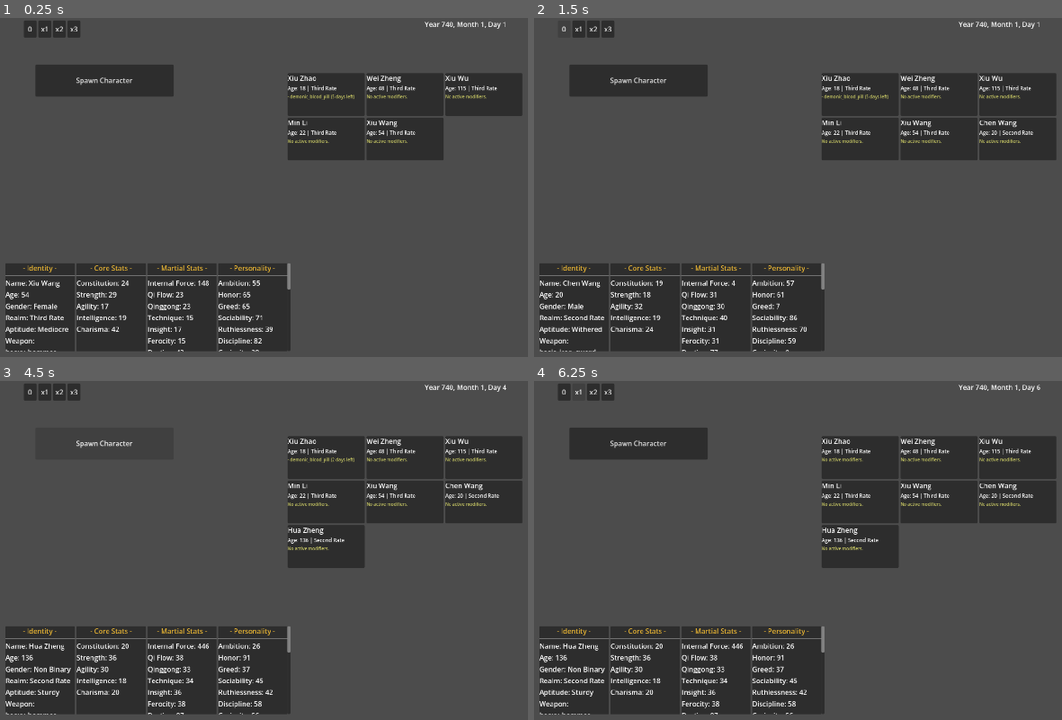
Above: before the commit, frames 1-4 (two rows, left to right).
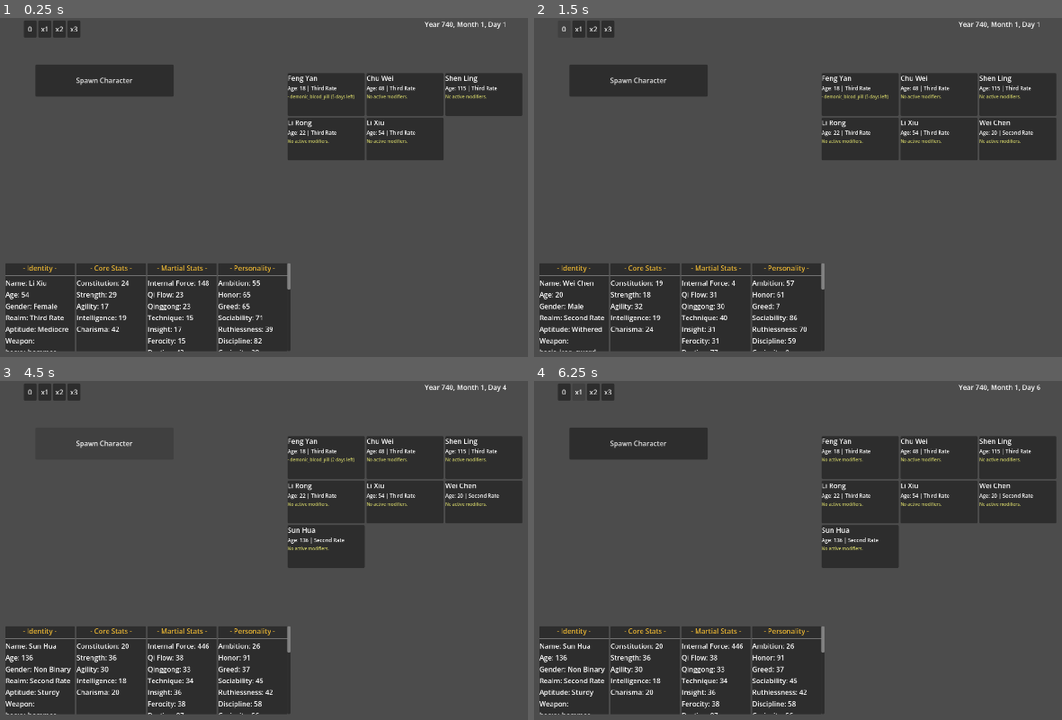
Above: after the commit, the same moments.

Repository: Chthonic-Studio/the_sect_master
Game: Godot game, scene res://Scenes/testing_grounds.tscn
Same seed, same stepped clock (60 frames per second), same inputs: the game is played once before the commit and once after it.
Inputs:
- Up to frame 1 (0.25 s): no input
- Up to frame 2 (1.5 s): click "Spawn Character" at 0.5 s; click "0" at 1.25 s
- Up to frame 3 (4.5 s): click "x1" at 2 s; click "x2" at 2.75 s; click "x3" at 3.5 s; click "Spawn Character" at 4.25 s
- Up to frame 4 (6.25 s): click "0" at 5 s; click "x1" at 5.75 s

The runs differ from the first frame. In frame 1, 0.4% of the frame differs, in the area x 5-91%, y 16-80%; in frame 2, 0.5%; in frame 3, 0.5%, in the area x 5-92%, y 16-80%; in frame 4, 0.5%.

Commit message:
Enhance data loading, names, and character logic
Expanded name pools in names.json and fixed a minor JSON formatting issue in modifiers.json. Updated desire_birdwatching to compute action duration from the character's entertainment need (clamped 1–4 days). Hardened DataManager: iterate character_repo safely (duplicate keys), added FileAccess null checks to various loaders, and avoid instantiating action scripts by deriving action IDs from filenames. Strengthened CharacterData.from_dictionary: use explicit key/value parsing and casts for numeric fields, assign traits without deprecated Array() constructor, and change get_full_name to return "last_name first_name".

Diff:
--- a/Data/Modifiers/modifiers.json
+++ b/Data/Modifiers/modifiers.json
@@ -22,7 +22,7 @@
 			"insight": 15,
 			"technique": 10
 		}
-	},
+	}
 
 
 }
--- a/Data/Names/names.json
+++ b/Data/Names/names.json
@@ -1,40 +1,39 @@
 {
 	"cultures": {
 		"CENTRAL_PLAINS": {
-			"surnames": ["Zhao", "Qian", "Sun", "Li", "Zhou", "Wu", "Zheng", "Wang"],
-			"male_given": ["Wei", "Jian", "Ping", "Bo", "Chen"],
-			"female_given": ["Fang", "Jing", "Min", "Hua", "Xiu"]
+			"surnames": ["Zhao", "Qian", "Sun", "Li", "Zhou", "Wu", "Zheng", "Wang", "Feng", "Chen", "Chu", "Wei", "Jiang", "Shen", "Han", "Yang", "Zhu", "Qin", "Xu", "He"],
+			"male_given": ["Wei", "Jian", "Ping", "Bo", "Chen", "Guang", "An", "De", "Zheng", "Hao", "Sheng", "Lun", "Xue", "Yuan", "Zhi", "Quanyin", "Tian", "Long", "Shi", "Kai"],
+			"female_given": ["Fang", "Jing", "Min", "Hua", "Xiu", "Li", "Yun", "Rong", "Fei", "Yan", "Ying", "Mei", "Lan", "Hui", "Ling", "Yue", "Su", "Xuan", "Ya", "Zi"]
 		},
 		"SICHUAN": {
-			"surnames": ["Tang", "Bao", "Lei", "Miao", "Zou"],
-			"male_given": ["Feng", "Huo", "Jun", "Yan", "Lie"],
-			"female_given": ["Mei", "Ling", "Zhu", "Qiu", "Hong"]
+			"surnames": ["Tang", "Bao", "Lei", "Miao", "Zou", "Ba", "Long", "Yin", "Deng", "Fei", "Long", "Mu", "Sha", "Mo"],
+			"male_given": ["Feng", "Huo", "Jun", "Yan", "Lie", "Xing", "Shuo", "Bao", "Kuang", "Jie", "Zun", "Ao", "Xiao", "Duan", "Zhan"],
+			"female_given": ["Mei", "Ling", "Zhu", "Qiu", "Hong", "Yao", "Xi", "Luo", "Dan", "Can", "Yu", "Jiao", "E", "Man", "Ying"]
 		},
 		"JIANGNAN": {
-			"surnames": ["Lin", "Ye", "Su", "Shen", "Gu", "Lu"],
-			"male_given": ["Wen", "Shi", "Xian", "Yu", "Qing"],
-			"female_given": ["Rou", "Yue", "Qin", "Wan", "Shui"]
+			"surnames": ["Lin", "Ye", "Su", "Shen", "Gu", "Lu", "Xie", "Yuan", "Lu", "Shao", "Tao", "Fu", "Sheng", "Mao"],
+			"male_given": ["Wen", "Shi", "Xian", "Yu", "Qing", "Mo", "Lin", "Xuan", "Ran", "Yi", "Chen", "He", "Fan", "Shu", "Zi"],
+			"female_given": ["Rou", "Yue", "Qin", "Wan", "Shui", "Xue", "Ling", "Ning", "Xiao", "Yian", "Wei", "Shu", "Ting", "Qiao", "Yue"]
 		},
 		"LINGNAN": {
-			"surnames": ["Huang", "Zeng", "Peng", "Mo", "He"],
-			"male_given": ["Shan", "Hai", "Gang", "Tie", "Zhen"],
-			"female_given": ["Lan", "Cui", "Zhen", "Qiao", "Biyu"]
+			"surnames": ["Huang", "Zeng", "Peng", "Mo", "He", "Liang", "Cai", "Mai", "Kuang", "Xian", "Ou", "Pang", "Zuo"],
+			"male_given": ["Shan", "Hai", "Gang", "Tie", "Zhen", "Yue", "Sheng", "Ding", "Zhu", "Kun", "Guang", "Chao", "Feng", "Jian", "Ying"],
+			"female_given": ["Lan", "Cui", "Zhen", "Qiao", "Biyu", "Fen", "E", "Ying", "Mei", "Cai", "Lian", "He", "Xiang", "Qun", "Di"]
 		},
 		"WESTERN_REGIONS": {
-			"surnames": ["An", "Shi", "Kang", "Jin", "Ma"],
-			"male_given": ["Tu", "Batu", "Sha", "Lie", "Kuang"],
-			"female_given": ["Jin", "Yin", "Sha", "Luo", "Moli"]
+			"surnames": ["An", "Shi", "Kang", "Jin", "Ma", "Cao", "Bi", "Luo", "Mi", "He", "Sha", "Khotan", "Urum"],
+			"male_given": ["Tu", "Batu", "Sha", "Lie", "Kuang", "Altan", "Temur", "Torgut", "Zaya", "Khen", "Baatar", "Sukh", "Munkh", "Od"],
+			"female_given": ["Jin", "Yin", "Sha", "Luo", "Moli", "Naren", "Gua", "Sarna", "Altana", "Qiqig", "Od", "Bayar", "Tana", "Zaya"]
 		},
 		"NORTHERN_BORDER": {
-			"surnames": ["Gongsun", "Murong", "Tuo", "Duan", "Gao"],
-			"male_given": ["Feng", "Biao", "Mang", "Zhan", "Kuo"],
-			"female_given": ["Bing", "Xue", "Shuang", "Han", "Leng"]
+			"surnames": ["Gongsun", "Murong", "Tuo", "Duan", "Gao", "Yuwen", "Ouyang", "Xiahou", "Sima", "Wanyan", "Yelu", "Huyan"],
+			"male_given": ["Feng", "Biao", "Mang", "Zhan", "Kuo", "Tie", "Han", "Kuang", "Shuai", "Jue", "Ying", "Ge", "Duo", "Ba", "Mang"],
+			"female_given": ["Bing", "Xue", "Shuang", "Han", "Leng", "Ao", "Ya", "Mei", "Su", "Ying", "Qing", "Zhen", "Xuan", "Luo", "Ran"]
 		},
-	"generic": {
-		"surnames": ["Li", "Wang", "Zhang", "Liu"],
-		"male_given": ["Wei", "Qiang", "Lei"],
-		"female_given": ["Yan", "Fang", "Xiu"]
-	}
-
+		"generic": {
+			"surnames": ["Li", "Wang", "Zhang", "Liu", "Chen", "Yang", "Huang", "Zhao", "Wu", "Zhou", "Xu", "Sun", "Ma", "Zhu", "Hu", "Guo", "He", "Lin", "Luo", "Gao"],
+			"male_given": ["Wei", "Qiang", "Lei", "Jun", "Yang", "Yong", "Ying", "Jian", "Lun", "Hao", "Sheng", "Zhen", "Ming", "Bo", "Tai"],
+			"female_given": ["Yan", "Fang", "Xiu", "Juan", "Mei", "Li", "Jing", "Hua", "Su", "Yun", "Rong", "Ning", "Ping", "Hui", "Lan"]
+		}
 	}
 }
--- a/Scripts/AI/Desires/desire_birdwatching.gd
+++ b/Scripts/AI/Desires/desire_birdwatching.gd
@@ -23,6 +23,12 @@
 
 	return score
 
-func generate_action(_character: CharacterData) -> ActionPlan:
-	var duration = randi_range(1, 2)
-	return DataManager.create_action("action_birdwatching", duration)
+func generate_action(character: CharacterData) -> ActionPlan:
+	var entertainment_need = character.needs.get("entertainment", 0.0)
+
+	# Action_birdwatching removes 20 entertainment need per day.
+	# We calculate how many days it takes to clear their current boredom,
+	# clamped to a minimum of 1 day and a maximum of 4 days.
+	var calculated_duration = clampi(ceili(entertainment_need / 20.0), 1, 4)
+
+	return DataManager.create_action("action_birdwatching", calculated_duration)
--- a/Scripts/Globals/Managers/data_manager.gd
+++ b/Scripts/Globals/Managers/data_manager.gd
@@ -27,10 +27,15 @@
 func _on_day_passed(_day: int) -> void:
 	var current_total_days = TimeManager.get_total_days_elapsed()
 
-	for char_id in character_repo:
-		var character = character_repo[char_id]
-		if character.is_alive:
-			character.process_daily_tick(current_total_days)
+	# Duplicate the keys to safely allow repo modifications during the tick
+	var active_keys = character_repo.keys().duplicate()
+
+	for char_id in active_keys:
+		# Double check it still exists (might have been removed by a previous character's action)
+		if character_repo.has(char_id):
+			var character = character_repo[char_id]
+			if character.is_alive:
+				character.process_daily_tick(current_total_days)
 
 func load_all_data() -> void:
 	_ensure_mod_directories()
@@ -58,6 +63,9 @@
 		printerr("DataManager: File not found at ", path)
 		return
 	var file = FileAccess.open(path, FileAccess.READ)
+	if not file:
+		printerr("DataManager: Failed to open file for reading (_load_json_to_registry @ Data Manager): ", path)
+		return
 	var data = JSON.parse_string(file.get_as_text())
 	if data is Array:
 		for item in data:
@@ -69,10 +77,16 @@
 func _load_names_pool(path: String) -> void:
 	if not FileAccess.file_exists(path): return
 	var file = FileAccess.open(path, FileAccess.READ)
+	if not file:
+		printerr("DataManager: Failed to open file for reading (_load_names_pool @ Data Manager): ", path)
+		return
 	name_pools = JSON.parse_string(file.get_as_text())
 
 func _load_modifier_data(path: String) -> void:
 	var file = FileAccess.open(path, FileAccess.READ)
+	if not file:
+		printerr("DataManager: Failed to open file for reading (_load_modifier_data @ Data Manager): ", path)
+		return
 	var json = JSON.new()
 	var error = json.parse(file.get_as_text())
 
@@ -86,6 +100,9 @@
 
 func _load_weapon_data(path: String) -> void:
 	var file = FileAccess.open(path, FileAccess.READ)
+	if not file:
+		printerr("DataManager: Failed to open file for reading (_load_weapon_data @ Data Manager): ", path)
+		return
 	var json = JSON.new()
 	var error = json.parse(file.get_as_text())
 	if error != OK: return
@@ -241,6 +258,9 @@
 
 func _load_trait_data(path: String) -> void:
 	var file = FileAccess.open(path, FileAccess.READ)
+	if not file:
+		printerr("DataManager: Failed to open file for reading (_load_trait_data @ Data Manager): ", path)
+		return
 	var json = JSON.new()
 	var error = json.parse(file.get_as_text())
 
@@ -259,6 +279,9 @@
 
 func _load_name_data(path: String) -> void:
 	var file = FileAccess.open(path, FileAccess.READ)
+	if not file:
+		printerr("DataManager: Failed to open file for reading (_load_name_data @ Data Manager): ", path)
+		return
 	var data = JSON.parse_string(file.get_as_text())
 
 	if typeof(data) != TYPE_DICTIONARY:
@@ -338,13 +361,10 @@
 func _load_action_script(path: String) -> void:
 	var script = load(path)
 	if script and script is Script:
-		# Probe the script with a duration of 0. No more empty strings!
-		var temp_instance = script.new(0)
-		if temp_instance is ActionPlan:
-			var action_id = temp_instance.id
-			action_scripts_registry[action_id] = script
-		else:
-			printerr("DataManager: Script at ", path, " does not extend ActionPlan.")
+		# Use the filename as the ID (e.g., "action_meditate.gd" -> "action_meditate")
+		# This avoids calling .new() blindly on modder scripts.
+		var action_id = path.get_file().get_basename().replace(".remap", "")
+		action_scripts_registry[action_id] = script
 
 func create_action(action_id: String, duration: int) -> ActionPlan:
 	if action_id == "":
--- a/Scripts/character_data_container.gd
+++ b/Scripts/character_data_container.gd
@@ -108,7 +108,7 @@
 	return current_alignment.get(a_name, 0)
 
 func get_full_name() -> String:
-	return first_name + " " + last_name
+	return last_name + " " + first_name
 
 # --- CACHE MANAGEMENT ---
 
@@ -326,16 +326,21 @@
 	equipped_weapon_id = data.get("equipped_weapon_id", "")
 
 	if data.has("base_stats"):
-		base_stats.merge(data["base_stats"], true)
+		for key in data["base_stats"]:
+			base_stats[int(key) if key.is_valid_int() else key] = int(data["base_stats"][key])
 	if data.has("base_martial"):
-		base_martial.merge(data["base_martial"], true)
+		for key in data["base_martial"]:
+			base_martial[int(key) if key.is_valid_int() else key] = int(data["base_martial"][key])
 	if data.has("personality_values"):
-		personality_values.merge(data["personality_values"], true)
+		for key in data["personality_values"]:
+			personality_values[key] = int(data["personality_values"][key])
 	if data.has("alignment_values"):
-		alignment_values.merge(data["alignment_values"], true)
+		for key in data["alignment_values"]:
+			alignment_values[key] = int(data["alignment_values"][key])
 
 	if data.has("traits"):
-		traits = Array(data["traits"], TYPE_STRING, &"", null)
+		# Avoid Godot 3 Array() constructor syntax
+		traits.assign(data["traits"])
 
 	if data.has("active_modifiers"):
 		# Ensure we load it cleanly into our typed array structure
